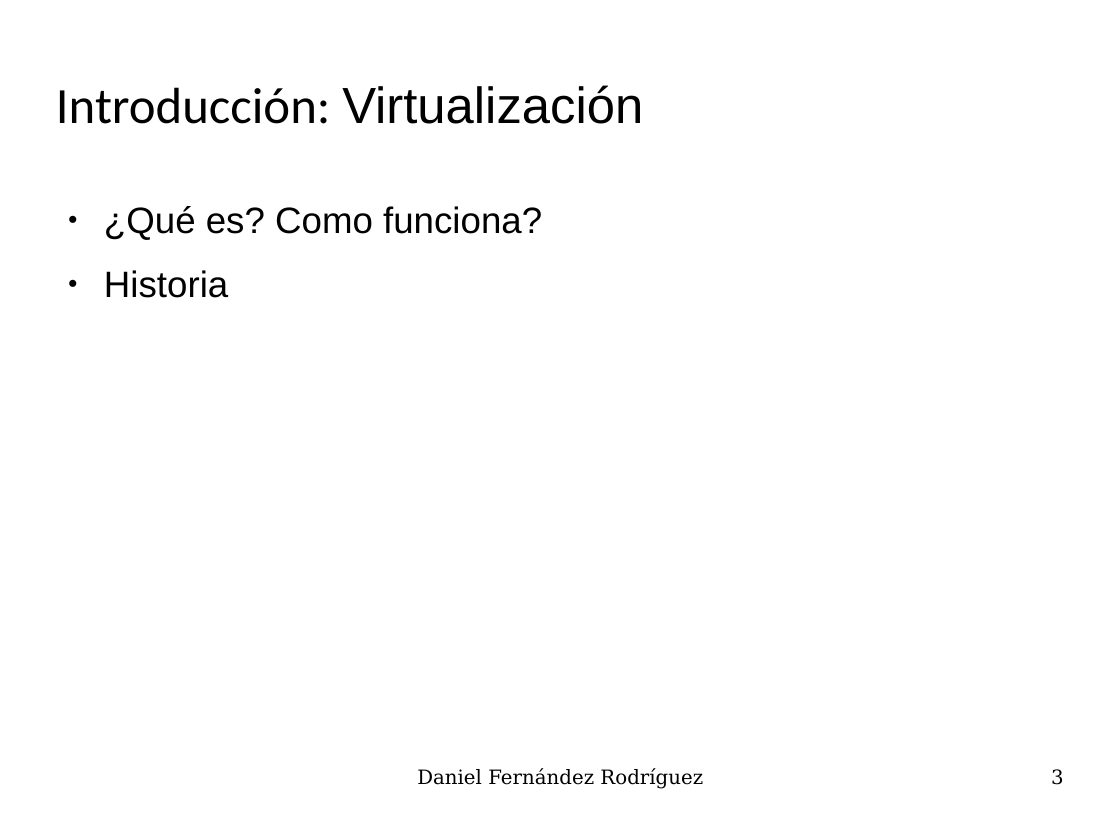
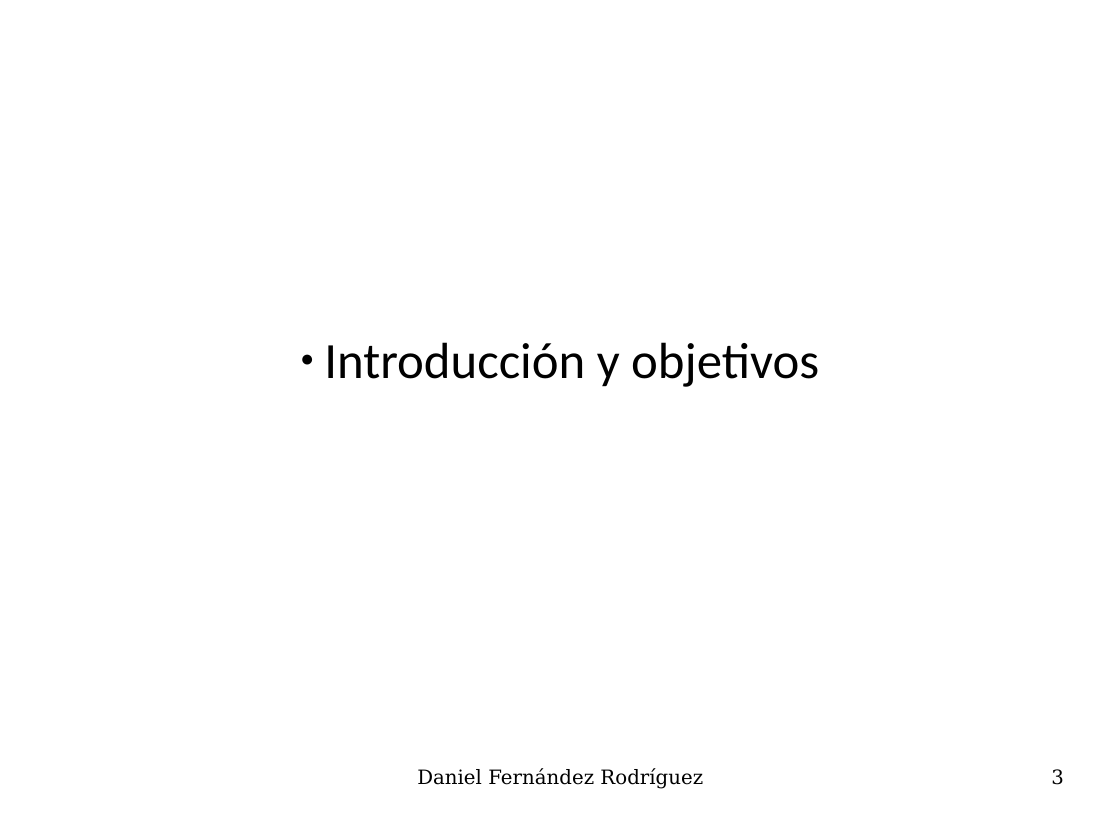
Before and after one commit to UO180222/tfg, a slide deck: slide 3 of docs/presentacion.odp. Drawn at 1120x840 pixels with LibreOffice and Linux fonts; fonts in the diff are those of the drawing; background and template pictures are left out. Boxes give left, top, right and bottom in pixels: in the first picture for what was removed or moved away, otherwise in the second. Text is boxed around its words. In the diff, an @@ line names an element or a change of style, - is before the commit and + after.

```diff
--- a/docs/presentacion.odp
+++ b/docs/presentacion.odp
@@ title removed at [56,85,643,124] @@
-Introducción: Virtualización
@@ text removed at [104,206,542,298] @@
-● ¿Qué es? Como funciona?
-● Historia
@@ subtitle added at [324,342,819,387], 36 pt, text #000000 @@
+● Introducción y objetivos
```
Also in this commit, not shown: 17 other slides changed, 4 slides added.
